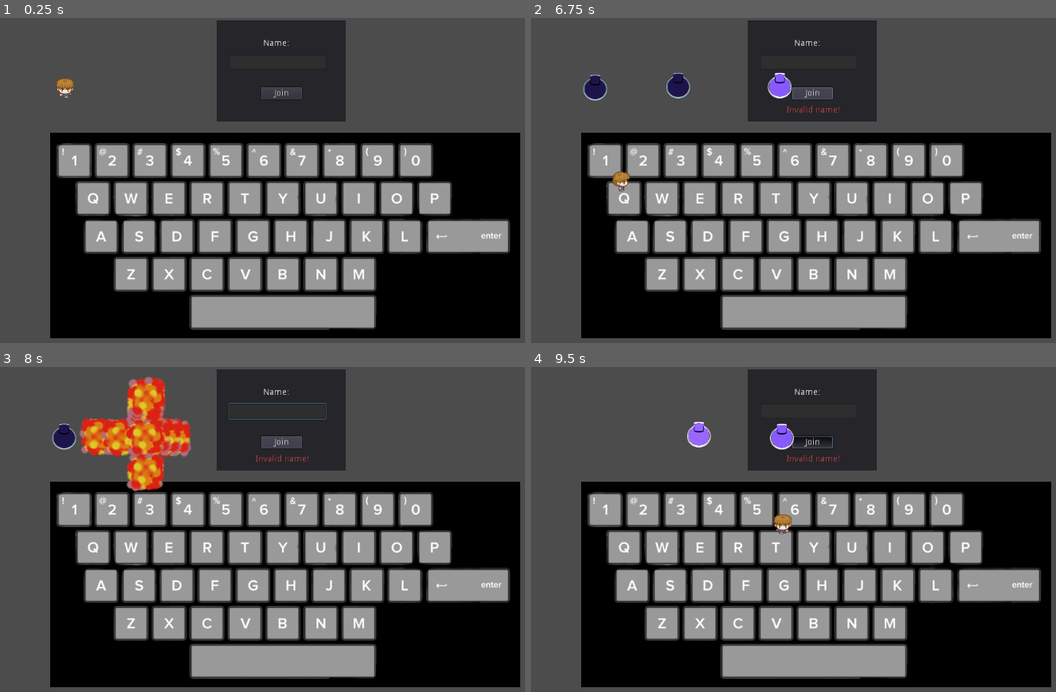
Above: before the commit, frames 1-4 (two rows, left to right).
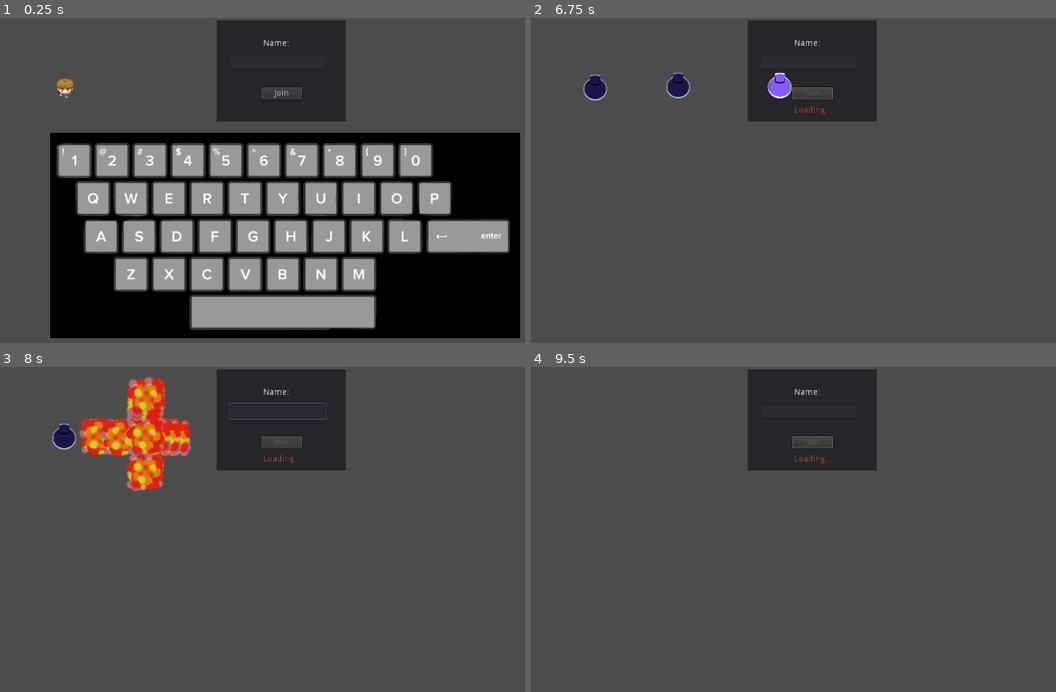
Above: after the commit, the same moments.

Repository: guillaumeVilar/multiplayer-bomber-godot
Game: Godot game, scene res://scenes/lobby.tscn
Same seed, same stepped clock (60 frames per second), same inputs: the game is played once before the commit and once after it.
Inputs:
- Up to frame 1 (0.25 s): no input
- Up to frame 2 (6.75 s): click "Join" at 0.5 s; hold Right (move_right) 1.28-2.03 s; hold Down (move_down) 2.03-2.78 s; hold Right (move_right) 2.78-3.53 s; hold Up (move_up) 3.53-4.28 s; hold Space (set_bomb) 4.28-5.03 s; hold Left (move_left) 4.28-5.78 s; tap Space (set_bomb) at 5.1 s; hold Down (move_down) 5.78-6.53 s; hold Space (set_bomb) 5.78-6.53 s; hold Right (move_right) from 6.53 s (still down)
- Up to frame 3 (8 s): release Right (move_right) at 7.28 s; hold Up (move_up) from 7.28 s (still down)
- Up to frame 4 (9.5 s): release Up (move_up) at 8.03 s; hold Right (move_right) 8.03-8.78 s; tap Space (set_bomb) at 8.1 s; hold Down (move_down) from 8.78 s (still down); hold Space (set_bomb) from 8.78 s (still down)

The runs differ from the first frame. In frame 2, 53% of the frame differs, in the area x 9-100%, y 21-99%; in frame 3, 53%; in frame 4, 54%, in the area x 9-100%, y 16-99%.
Error after the commit: Invalid operands 'String' and 'int' in operator '+'. (res://scripts/gamestate.gd:294)

Commit message:
fix: destroy player object + editable lobby text field

Diff:
--- a/scenes/lobby.tscn
+++ b/scenes/lobby.tscn
@@ -81,7 +81,6 @@
 theme = ExtResource( 3 )
 toggle_mode = true
 pressed = true
-icon = ExtResource( 2 )
 expand_icon = true
 
 [node name="Char2" type="Button" parent="Players/Character_Choice"]
@@ -122,7 +121,6 @@
 margin_bottom = 78.5
 size_flags_horizontal = 2
 size_flags_vertical = 2
-editable = false
 
 [node name="Join" type="Button" parent="Connect"]
 margin_left = 71.5
--- a/scripts/lobby.gd
+++ b/scripts/lobby.gd
@@ -22,8 +22,7 @@
 	$Connect/ErrorLabel.text = ""
 	$Connect/Join.disabled = true
 
-	$lobbyPlayer.pause_mode = 1
-	$lobbyPlayer.hide()
+	$lobbyPlayer.queue_free()
 	$TextureRect.hide()
 
 	var player_name = $Connect/Name.text
Not shown: 1 places in scenes/lobby.tscn that only renumber resources
